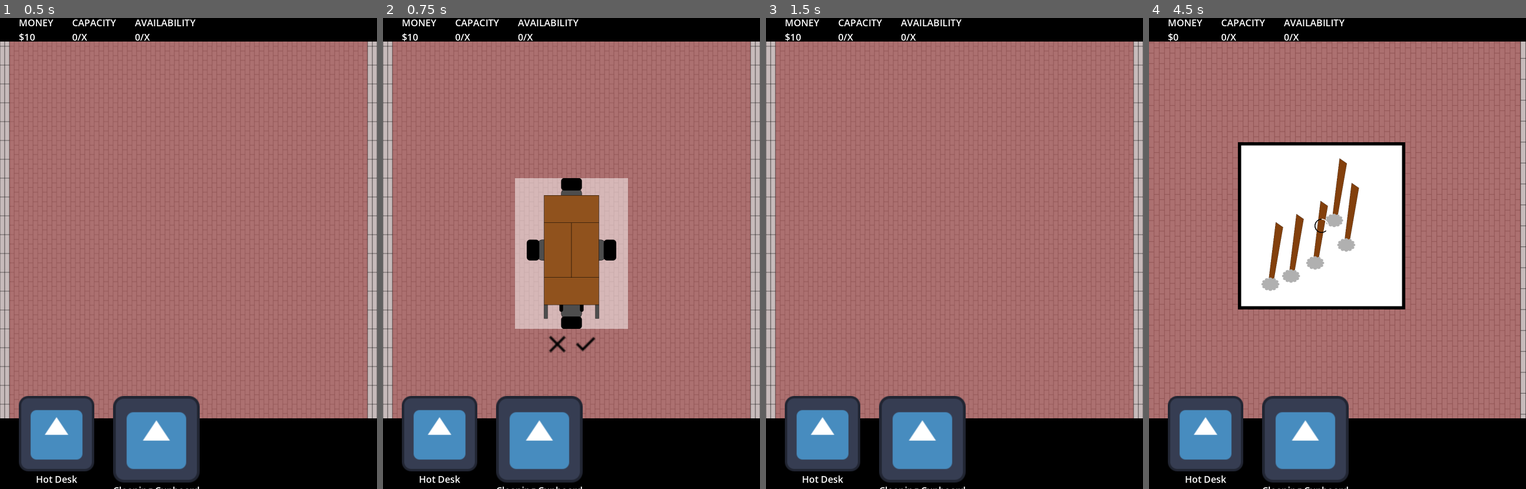
Above: before the commit, frames 1-4 (left to right).
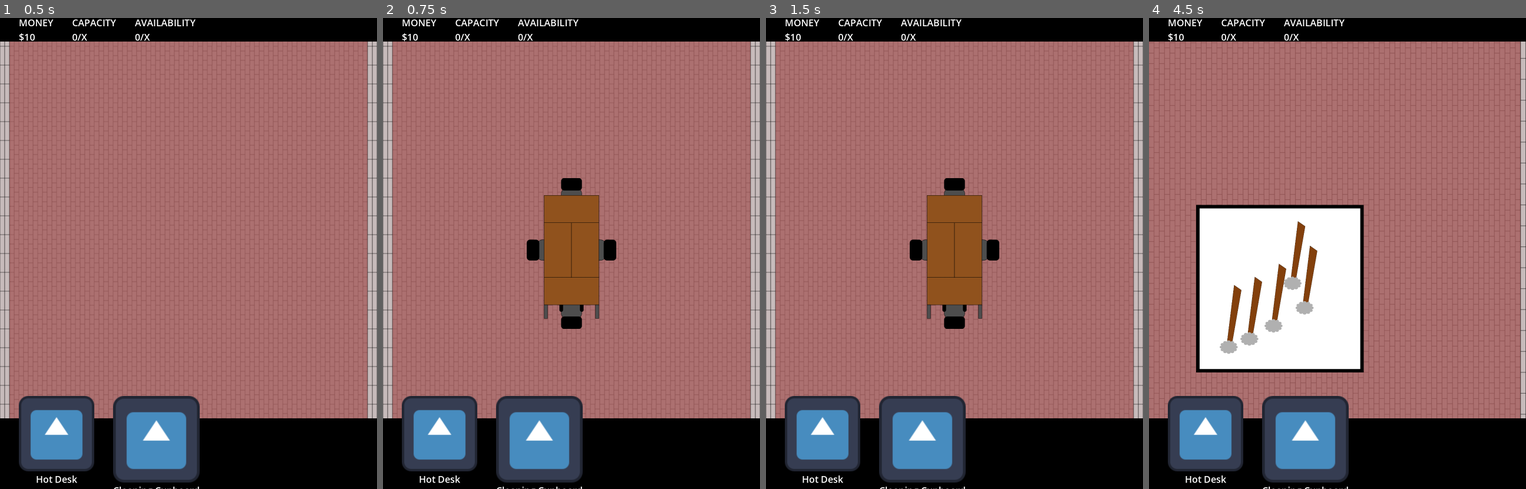
Above: after the commit, the same moments.

Repository: niels-hb/officie-godot
Game: Godot game, scene res://scenes/offices/basic_office_1/basic_office_1.tscn
Two runs of this game, one before a commit and one after it. Both use one fixed random seed, a clock stepped at 60 frames per second and the inputs below. The engine's default icon, where the game draws it, is replaced by a stand-in: a white triangle on a blue panel in a dark square.
Inputs (mouse positions are in pixels of both pictures, inside the frame that each line leads up to):
- Up to frame 1 (0.5 s): no input
- Up to frame 2 (0.75 s): tap Enter at 0.5 s; drag from (439, 451) to (609, 149) at 0.52 s
- Up to frame 3 (1.5 s): click (939, 342) at 1.27 s
- Up to frame 4 (4.5 s): tap Space at 2, 4.25 s; drag from (1303, 451) to (1318, 347) at 2.02 s; click (1352, 342) at 2.77 s; tap Enter at 3.5 s; move the mouse to (1337, 253) at 3.52 s; hold . (multi_swipe_down_right) 3.53-4.25 s; hold Mouse wheel up (pinch_outward) 3.53-4.25 s; click (1337, 253) at 3.67 s; drag from (1318, 347) to (1224, 182) at 4.27 s

Frame 1 is identical in both runs. In frame 2, 5.4% of the frame differs, in the area x 35-65%, y 34-72%; in frame 3, 4.4%; in frame 4, 19%, in the area x 6-68%, y 3-76%.

Commit message:
BaseRoom: Removed BuyControls, will be moved to global UI

Diff:
--- a/scenes/rooms/base_room/base_room.gd
+++ b/scenes/rooms/base_room/base_room.gd
@@ -5,7 +5,6 @@
 
 @onready var collison_shape: CollisionShape2D = $CollisionShape2D
 @onready var image: Sprite2D = $Image
-@onready var buy_controls: Node2D = $BuyControls
 @onready var state_machine: StateMachine = $StateMachine
 
 var office: BaseOffice
@@ -43,18 +42,6 @@
 		_on_dragging()
 
 
-func _on_ok_button_pressed() -> void:
-	if !_validate_position() or GameInformation.money < room.price:
-		return
-
-	GameInformation.money -= room.price
-	state_machine.transition_to("Building")
-
-
-func _on_cancel_button_pressed() -> void:
-	queue_free()
-
-
 func _on_drag_state_changed(dragging: bool) -> void:
 	var scale_while_dragging: float = 4.0 if dragging else 1.0
 	collison_shape.scale = Vector2(scale_while_dragging, scale_while_dragging)
@@ -71,10 +58,6 @@
 
 	global_position = global_mouse_position - snap_to_grid_offset
 
-	($BuyControls/ColorRect as ColorRect).modulate = (
-		Color(1, 1, 1, 0.5) if _validate_position() else Color(1, 0, 0, 1)
-	)
-
 
 func _validate_position() -> bool:
 	if office.draw_debug_cells:
--- a/scenes/rooms/base_room/base_room.tscn
+++ b/scenes/rooms/base_room/base_room.tscn
@@ -14,24 +14,6 @@
 script = ExtResource("1_hityr")
 
 [node name="CollisionShape2D" type="CollisionShape2D" parent="."]
-
-[node name="BuyControls" type="Node2D" parent="."]
-
-[node name="ColorRect" type="ColorRect" parent="BuyControls"]
-mouse_filter = 2
-color = Color(1, 1, 1, 0.5)
-
-[node name="OkButton" type="TextureButton" parent="BuyControls"]
-offset_right = 24.0
-offset_bottom = 24.0
-scale = Vector2(4, 4)
-texture_normal = ExtResource("2_lhv7j")
-
-[node name="CancelButton" type="TextureButton" parent="BuyControls"]
-offset_right = 24.0
-offset_bottom = 24.0
-scale = Vector2(4, 4)
-texture_normal = ExtResource("3_oq3wp")
 
 [node name="Image" type="Sprite2D" parent="."]
 
@@ -65,5 +47,3 @@
 state_progress_indicator = NodePath("../../StateProgressIndicator")
 
 [connection signal="input_event" from="." to="." method="_on_input_event"]
-[connection signal="pressed" from="BuyControls/OkButton" to="." method="_on_ok_button_pressed"]
-[connection signal="pressed" from="BuyControls/CancelButton" to="." method="_on_cancel_button_pressed"]
--- a/scenes/rooms/base_room/states/inactive.gd
+++ b/scenes/rooms/base_room/states/inactive.gd
@@ -1,13 +1 @@
 extends State
-
-
-func enter(_msg: Dictionary = {}) -> void:
-	super.enter()
-
-	(owner as BaseRoom).buy_controls.visible = true
-
-
-func exit() -> void:
-	super.exit()
-
-	(owner as BaseRoom).buy_controls.visible = false
--- a/scenes/rooms/cleaning_room/cleaning_room.tscn
+++ b/scenes/rooms/cleaning_room/cleaning_room.tscn
@@ -13,21 +13,6 @@
 [node name="CollisionShape2D" parent="." index="0"]
 shape = SubResource("RectangleShape2D_8mv70")
 
-[node name="ColorRect" parent="BuyControls" index="0"]
-offset_left = -256.0
-offset_top = -256.0
-offset_right = 256.0
-offset_bottom = 256.0
-
-[node name="OkButton" parent="BuyControls" index="1"]
-offset_top = 256.0
-offset_bottom = 280.0
-
-[node name="CancelButton" parent="BuyControls" index="2"]
-offset_left = -96.0
-offset_top = 256.0
-offset_right = -72.0
-offset_bottom = 280.0
 
 [node name="Image" parent="." index="2"]
 scale = Vector2(0.5, 0.5)
--- a/scenes/rooms/hot_desk/hot_desk.tscn
+++ b/scenes/rooms/hot_desk/hot_desk.tscn
@@ -14,21 +14,7 @@
 [node name="CollisionShape2D" parent="." index="0"]
 shape = SubResource("RectangleShape2D_mnae5")
 
-[node name="ColorRect" parent="BuyControls" index="0"]
-offset_left = -192.0
-offset_top = -256.0
-offset_right = 192.0
-offset_bottom = 256.0
 
-[node name="OkButton" parent="BuyControls" index="1"]
-offset_top = 260.0
-offset_bottom = 284.0
-
-[node name="CancelButton" parent="BuyControls" index="2"]
-offset_left = -96.0
-offset_top = 260.0
-offset_right = -72.0
-offset_bottom = 284.0
 
 [node name="Image" parent="." index="2"]
 texture = ExtResource("2_s72ps")
